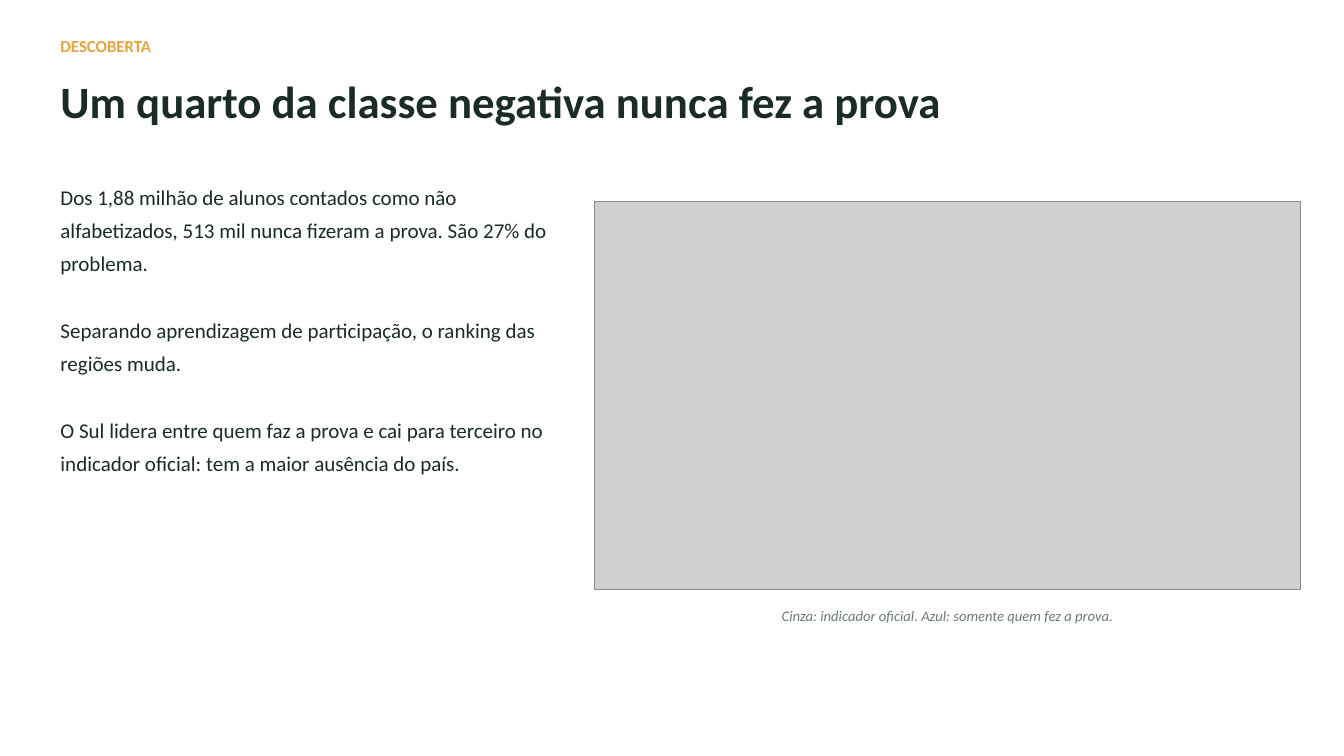
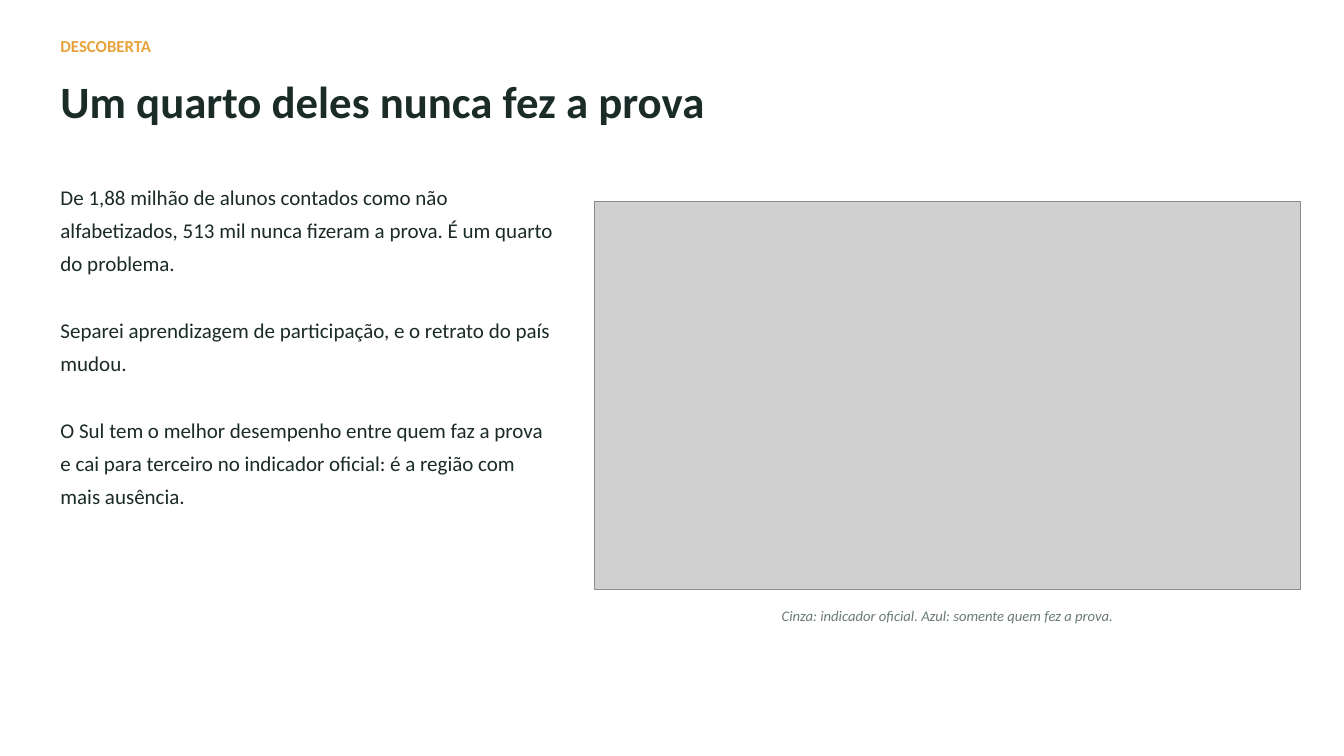
Before and after one commit to tcarvalhodiniz/tech-challenge-fase3, a slide deck: slide 5 of docs/apresentacao.pptx. Drawn at 1344x756 pixels with LibreOffice and Linux fonts; fonts in the diff are those of the drawing; grey boxes stand for pictures. Boxes give left, top, right and bottom in pixels: in the first picture for what was removed or moved away, otherwise in the second. Text is boxed around its words. In the diff, an @@ line names an element or a change of style, - is before the commit and + after.

```diff
--- a/docs/apresentacao.pptx
+++ b/docs/apresentacao.pptx
@@ text at (x1=60, y1=86, x2=704, y2=125): text changed @@
-Um quarto da classe negativa nunca fez a prova
+Um quarto deles nunca fez a prova
@@ text at (x1=60, y1=190, x2=552, y2=504): text changed @@
-Dos 1,88 milhão de alunos contados como não alfabetizados, 513 mil nunca fizeram a prova. São 27% do problema.
-Separando aprendizagem de participação, o ranking das regiões muda.
-O Sul lidera entre quem faz a prova e cai para terceiro no indicador oficial: tem a maior ausência do país.
+De 1,88 milhão de alunos contados como não alfabetizados, 513 mil nunca fizeram a prova. É um quarto do problema.
+Separei aprendizagem de participação, e o retrato do país mudou.
+O Sul tem o melhor desempenho entre quem faz a prova e cai para terceiro no indicador oficial: é a região com mais ausência.
```
Also in this commit, not shown: 7 other slides changed.
